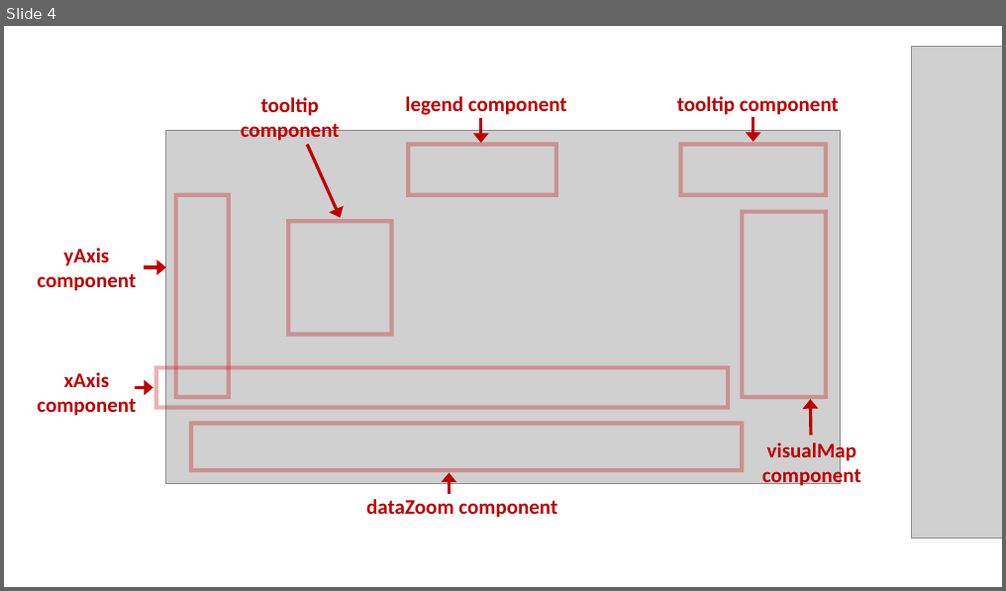
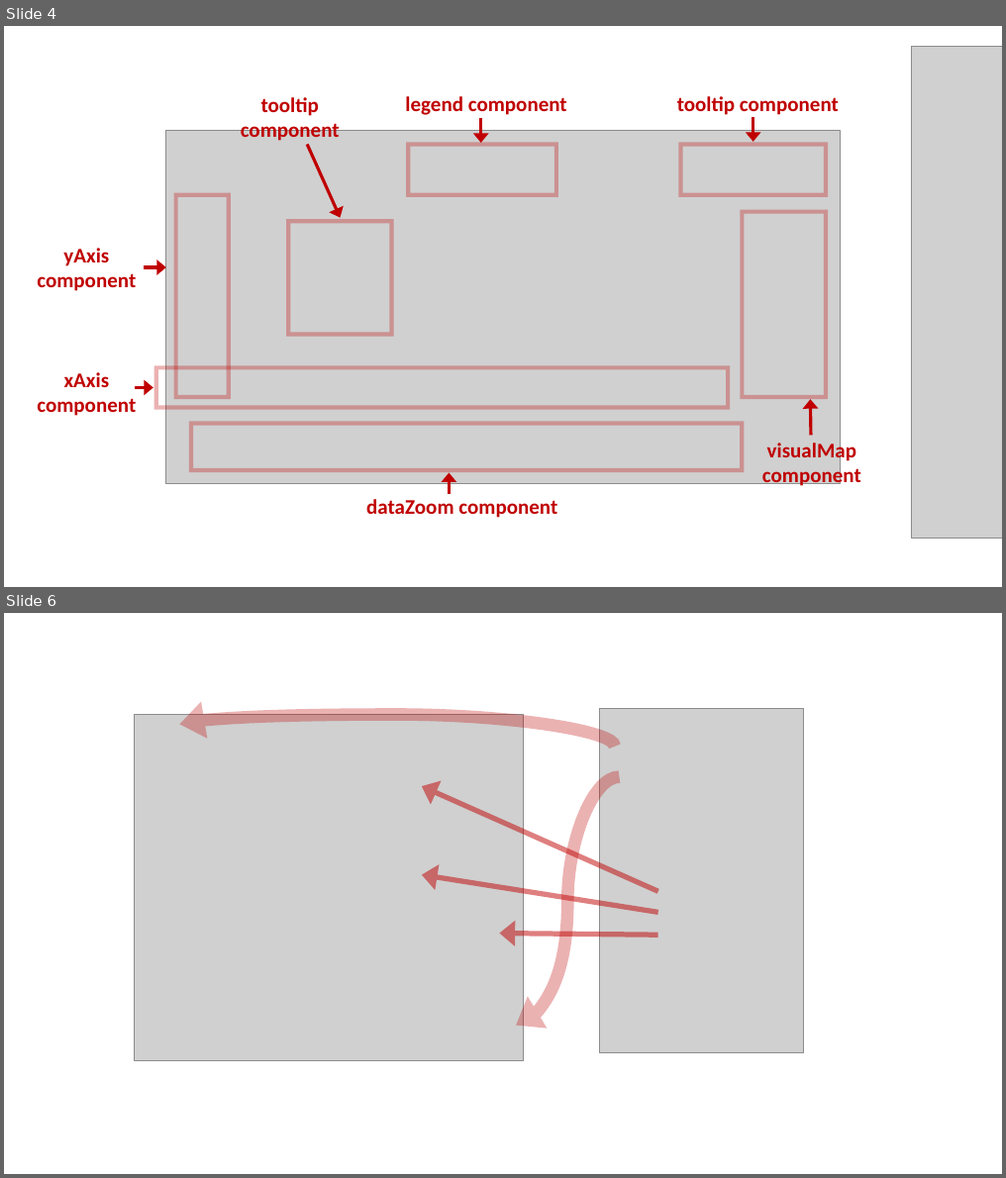
Before and after one commit to apache/echarts-doc, a slide deck: asset-src/basic-concepts-overview/make-img.pptx. Shown one above the other, each under a label of ours: slide 4 before the commit, slides 4 and 6 after it; the slides between them are not shown. The pictures are 1006x591 and 1006x1178 pixels, drawn with LibreOffice and Linux fonts; fonts in the diff are those of the drawing; grey boxes stand for pictures. Boxes give left, top, right and bottom in pixels: in the first picture for what was removed or moved away, otherwise in the second. Text is boxed around its words. In the diff, an @@ line names an element or a change of style, - is before the commit and + after.

```diff
--- a/asset-src/basic-concepts-overview/make-img.pptx
+++ b/asset-src/basic-concepts-overview/make-img.pptx
@@ slide 6 added at (x1=4, y1=613, x2=1002, y2=1174), background #FFFFFF @@
@@ picture added at (x1=135, y1=715, x2=523, y2=1060) @@
@@ curved arrow added from (615, 747) to (180, 725), #C00000 12 pt @@
@@ picture added at (x1=600, y1=709, x2=804, y2=1054) @@
@@ arrow added from (658, 891) to (422, 786), #C00000 5 pt @@
@@ curved arrow added from (620, 777) to (516, 1026), #C00000 12 pt @@
@@ arrow added from (658, 912) to (422, 875), #C00000 5 pt @@
@@ arrow added from (658, 935) to (500, 934), #C00000 5 pt @@
```
Also in this commit, not shown: 2 slides changed, 2 other slides added, 20 other files.
